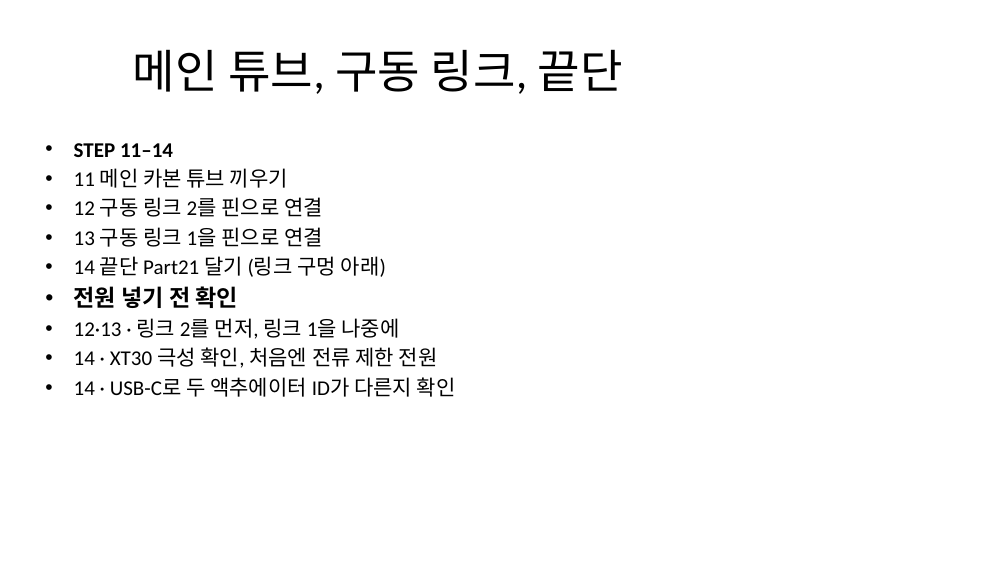
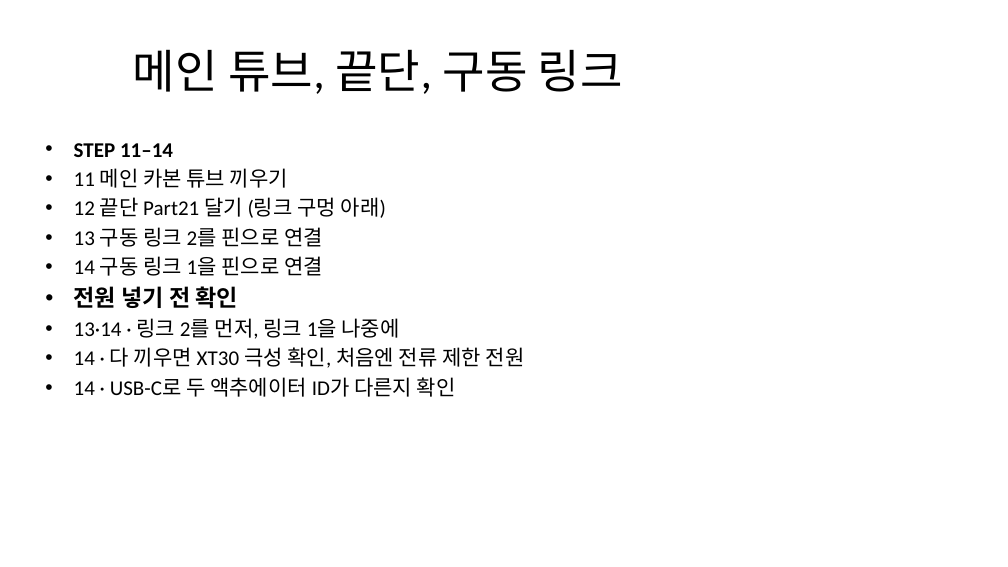
Before and after one commit to kimyejun0113/forearm-xr-assembly, a slide deck: slide 4 of agent/data/source/briefing_forearm.pptx. Drawn at 1008x567 pixels with LibreOffice and Linux fonts; fonts in the diff are those of the drawing. Boxes give left, top, right and bottom in pixels: in the first picture for what was removed or moved away, otherwise in the second. Text is boxed around its words. In the diff, an @@ line names an element or a change of style, - is before the commit and + after.

```diff
--- a/agent/data/source/briefing_forearm.pptx
+++ b/agent/data/source/briefing_forearm.pptx
@@ title at box(133, 49, 623, 94): text changed @@
-메인 튜브, 구동 링크, 끝단
+메인 튜브, 끝단, 구동 링크
@@ text at box(74, 197, 386, 276): text changed @@
-• 12 구동 링크 2를 핀으로 연결
-• 13 구동 링크 1을 핀으로 연결
-• 14 끝단 Part21 달기 (링크 구멍 아래)
+• 12 끝단 Part21 달기 (링크 구멍 아래)
+• 13 구동 링크 2를 핀으로 연결
+• 14 구동 링크 1을 핀으로 연결
@@ text at box(74, 318, 525, 368): text changed @@
-• 12·13 · 링크 2를 먼저, 링크 1을 나중에
-• 14 · XT30 극성 확인, 처음엔 전류 제한 전원
+• 13·14 · 링크 2를 먼저, 링크 1을 나중에
+• 14 · 다 끼우면 XT30 극성 확인, 처음엔 전류 제한 전원
```
Also in this commit, not shown: 1 other slide changed, 4 other files.
